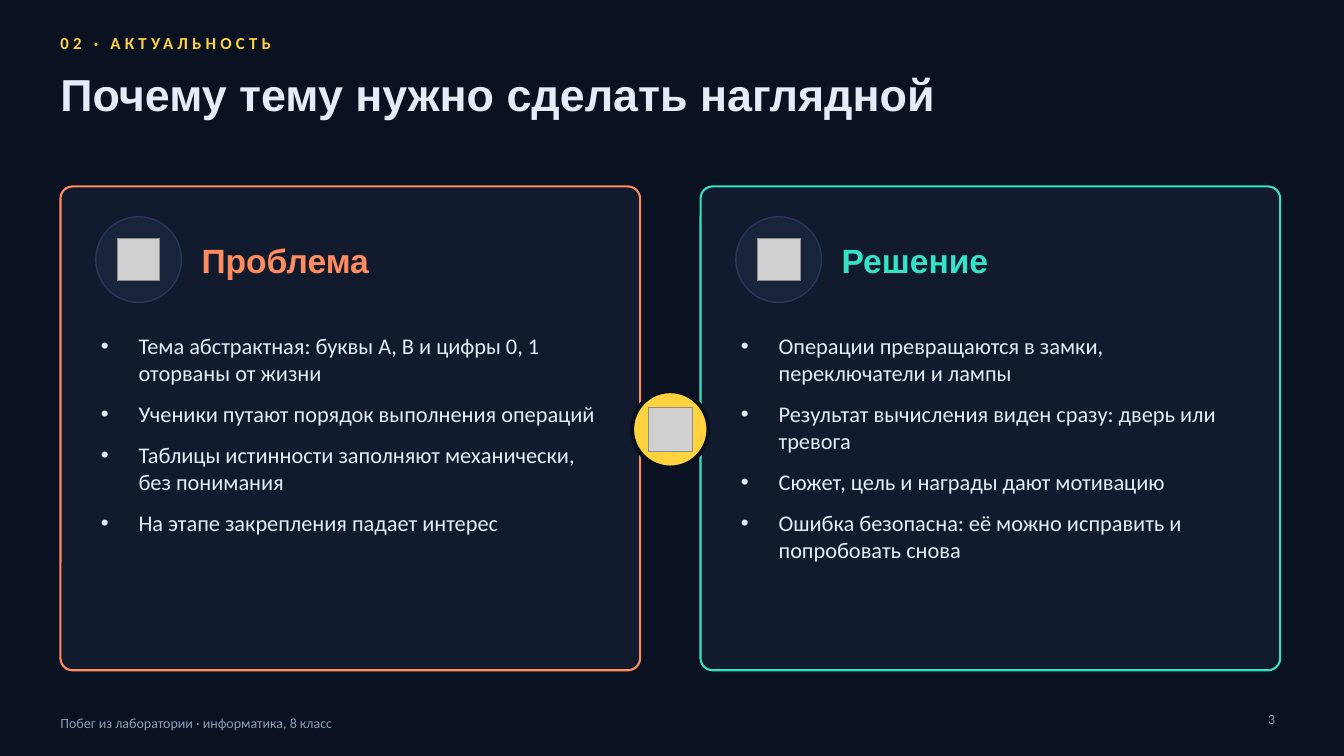
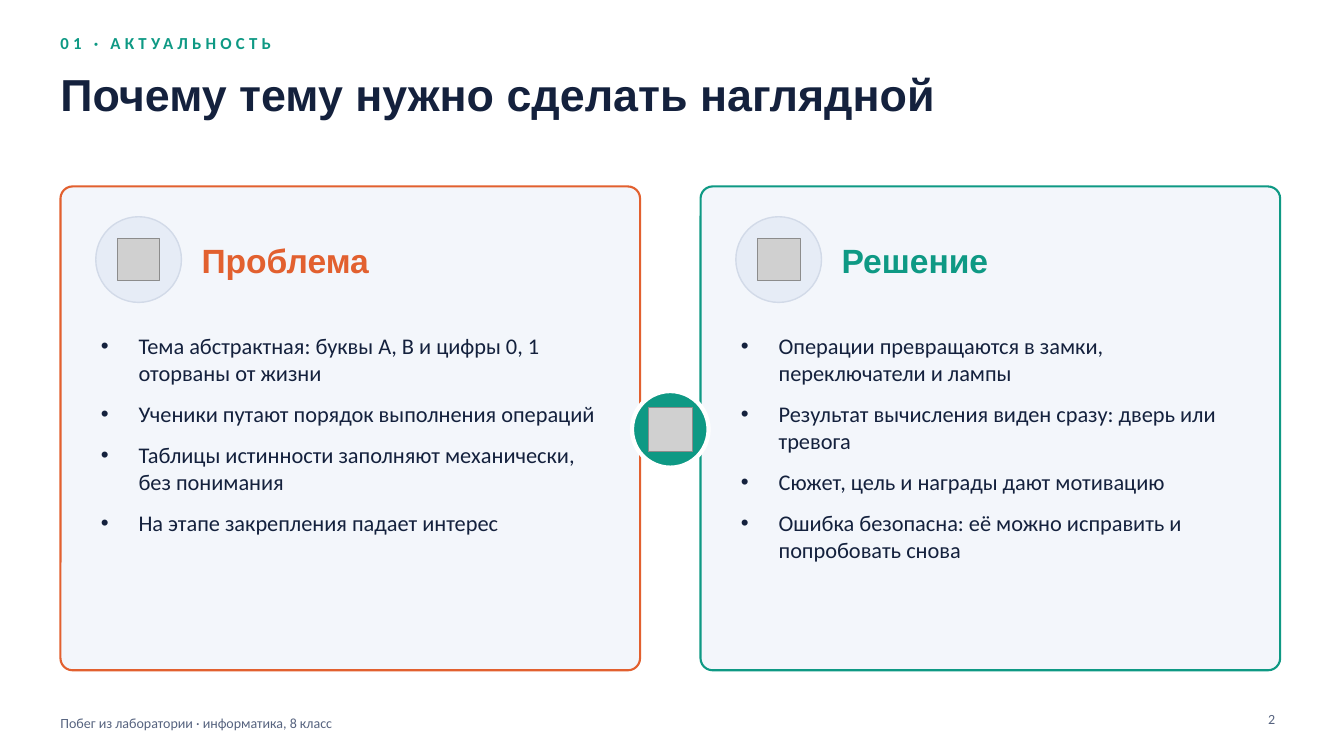
Before and after one commit to galiyabanum/logical, a slide deck: slide 2 of docs/Побег_из_лаборатории_презентация.pptx (slide 3 before the commit). Drawn at 1344x756 pixels with LibreOffice and Linux fonts; fonts in the diff are those of the drawing; grey boxes stand for pictures. Boxes give left, top, right and bottom in pixels: in the first picture for what was removed or moved away, otherwise in the second. Text is boxed around its words. In the diff, an @@ line names an element or a change of style, - is before the commit and + after.

```diff
--- a/docs/Побег_из_лаборатории_презентация.pptx
+++ b/docs/Побег_из_лаборатории_презентация.pptx
@@ background #0A1120 to #FFFFFF @@
@@ text at (60,32,968,67): text changed; text colour #FFD23F to #0E9984 @@
-02 · АКТУАЛЬНОСТЬ
+01 · АКТУАЛЬНОСТЬ
@@ rounded rectangle at (60,187,640,670): fill #111B2D to #F3F6FB; outline #FF8B5E 1.5 pt to #E2602F 1.5 pt @@
@@ rounded rectangle at (701,187,1280,670): fill #111B2D to #F3F6FB; outline #36E2C4 1.5 pt to #0E9984 1.5 pt @@
@@ ellipse at (96,217,181,302): fill #18243A to #E6ECF6; outline #28385A 1 pt to #D2DAE8 1 pt @@
@@ text "Проблема" at (202,248,369,280): text colour #FF8B5E to #E2602F @@
@@ ellipse at (736,217,822,302): fill #18243A to #E6ECF6; outline #28385A 1 pt to #D2DAE8 1 pt @@
@@ text "Решение" at (842,250,989,274): text colour #36E2C4 to #0E9984 @@
@@ text colour #E4ECF7 to #14213D in 3 elements at (60,77,935,120), (139,339,594,535), (779,339,1216,562) @@
@@ ellipse at (632,391,709,468): fill #FFD23F to #0E9984; outline #0A1120 3 pt to #FFFFFF 3 pt @@
@@ text "Побег из лаборатории · информатика, ..." at (60,718,332,730): text colour #8D9DB9 to #56637F @@
@@ page number at (1268,715,1275,724): text changed; text colour #8D9DB9 to #56637F @@
-3
+2
```
Also in this commit, not shown: 11 other slides changed, 5 slides removed, 1 other file.
